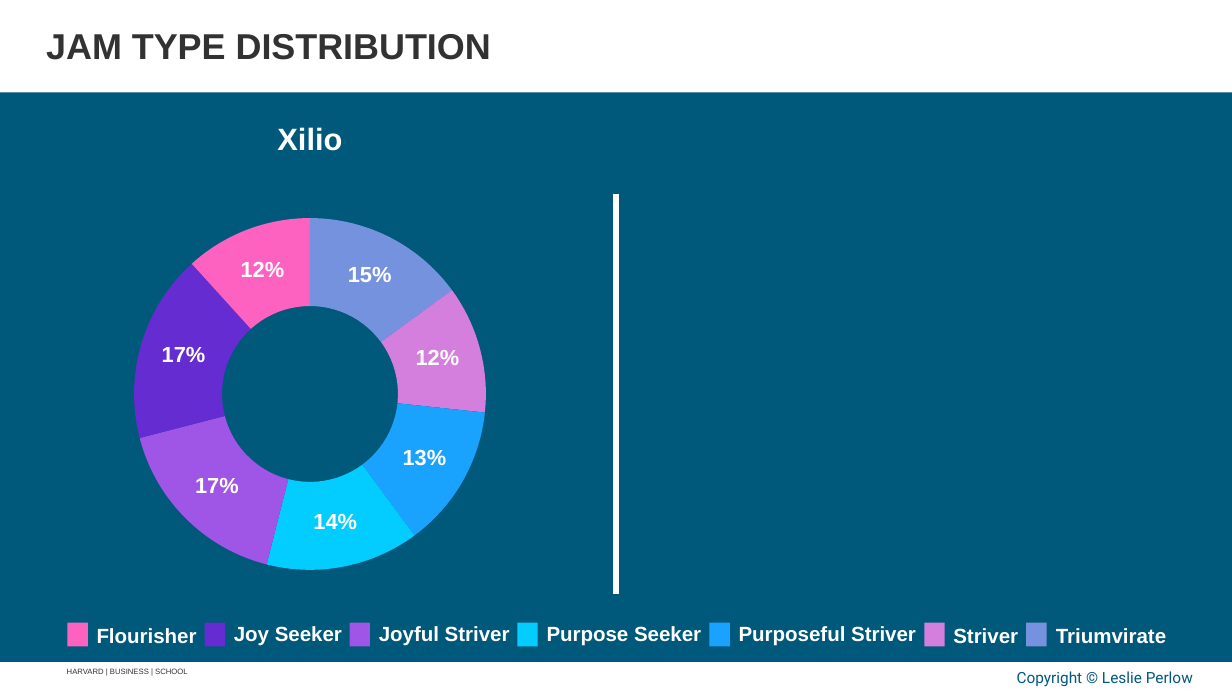
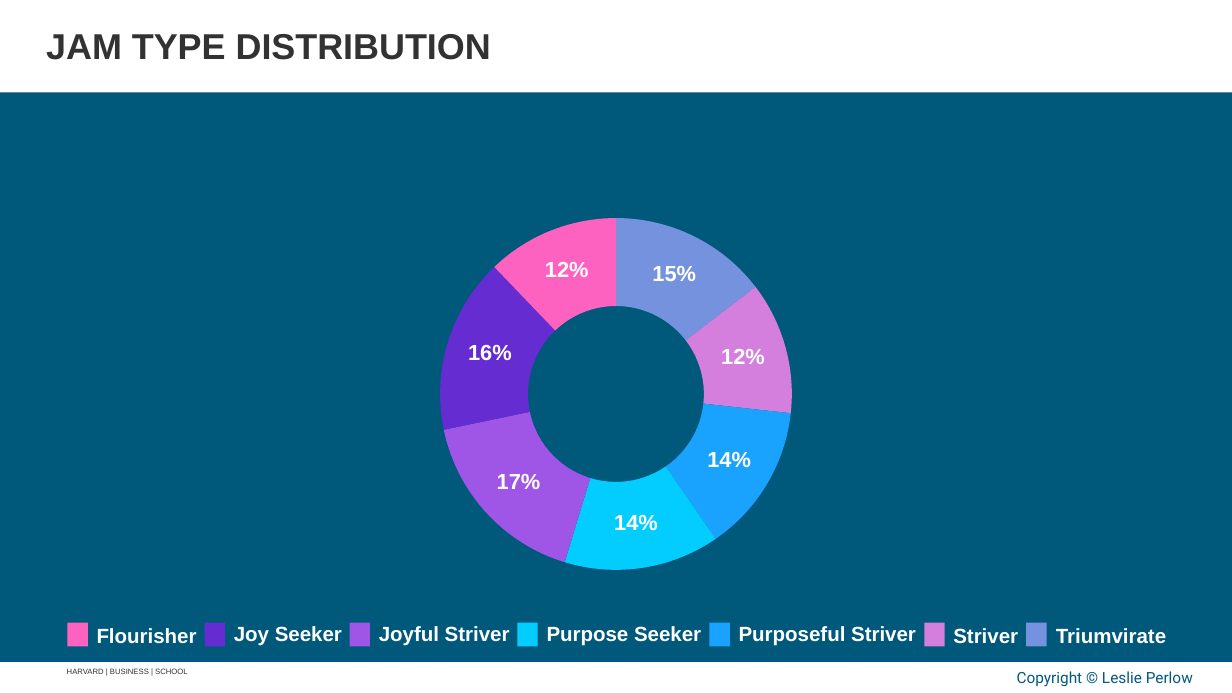
Before and after one commit to APPLITICS/lifematrix-deck-automation, a slide deck: slide 42 of outputs/generated_slides.pptx. Drawn at 1232x693 pixels with LibreOffice and Linux fonts; fonts in the diff are those of the drawing; background and template pictures are left out. Boxes give left, top, right and bottom in pixels: in the first picture for what was removed or moved away, otherwise in the second. Text is boxed around its words. In the diff, an @@ line names an element or a change of style, - is before the commit and + after.

```diff
--- a/outputs/generated_slides.pptx
+++ b/outputs/generated_slides.pptx
@@ rectangle: place and size @@
-rectangle at (613,130,619,614)
+rectangle at (7,130,1226,614)
@@ rectangle: place and size @@
-rectangle at (613,174,619,614)
+rectangle at (396,174,836,614)
@@ group removed at (7,127,1226,614): 4 rectangles, 3 texts, 2 freeform shapes @@
-13%
-17%
-Xilio
@@ 2 freeform shapes, 1 text: place and size @@
-2 freeform shapes, 1 text at (192,218,415,570)
+2 freeform shapes, 1 text at (494,218,715,570)
@@ freeform shape: place and size @@
-freeform shape at (310,218,452,342)
+freeform shape at (616,218,756,340)
@@ freeform shape: place and size @@
-freeform shape at (381,290,486,412)
+freeform shape at (440,267,555,430)
@@ freeform shape at (440,267,555,430): fill #D47EDD to #652CD2 @@
@@ text "12%": place and size @@
-text "12%" at (416,350,460,365)
+text "12%" at (545,262,589,277)
@@ text "15%": place and size @@
-text "15%" at (348,267,392,282)
+text "15%" at (652,266,696,281)
@@ freeform shape added at (686,287,792,414), fill #D47EDD @@
@@ text added at (468,344,512,361), 17.1 pt, text #FFFFFF, bold @@
+16%
@@ text "12%": place and size @@
-text "12%" at (241,262,285,277)
+text "12%" at (721,349,765,364)
@@ freeform shape: place and size @@
-freeform shape at (140,416,288,565)
+freeform shape at (444,412,591,563)
@@ freeform shape: place and size @@
-freeform shape at (362,403,485,535)
+freeform shape at (666,404,791,540)
@@ text "17%": place and size @@
-text "17%" at (195,478,239,493)
+text "17%" at (497,474,541,489)
@@ text added at (707,452,751,467), 17.1 pt, text #FFFFFF, bold @@
+14%
```
Also in this commit, not shown: 49 other slides changed, 10 slides added, 9 slides removed, 1 other file.
